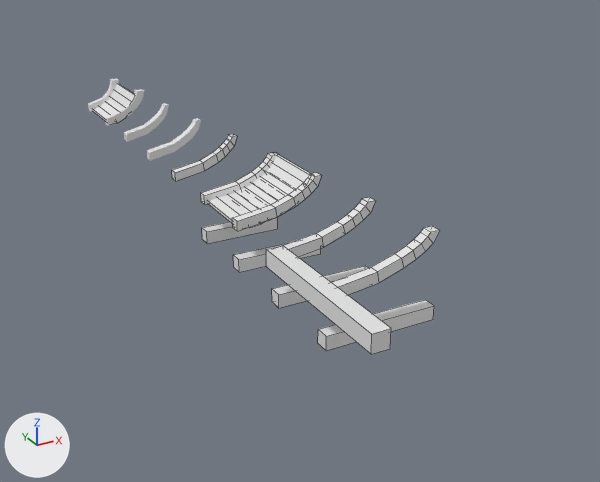
Before and after pictures for a commit that changed the FBX model CustomShipsUnity/Assets/Meshes/Boat_small.fbx.
Camera for both pictures: a 50 mm camera at (2.79, -12.21, 8.33) aimed at (11.73, 4.05, 0.19). Arrows for +X, +Y and +Z are at lower left; the lights stay in place. Mesh edges are drawn as thin lines on the coarser meshes. Where no turn or scale is listed for an object, it has been applied to the vertices.

The scene before the commit, as lines of its bpy script (objects in view):
```python
me_cube_020 = bpy.data.meshes.new('Cube.020')
me_cube_020.from_pydata(...)  # 16 vertices, 14 faces; spans x -0.43..0.31, y -1.0..1.0, z 0.02..0.45
me_cube_020.materials.append(mat_material)  # its picture is missing
me_cube_023 = bpy.data.meshes.new('Cube.023')
me_cube_023.from_pydata(...)  # 28 vertices, 26 faces; spans x 0.0..217.0, y 8.0..105.0, z -12.0..12.0
me_cube_023.materials.append(mat_material)  # its picture is missing
me_cube_031 = bpy.data.meshes.new('Cube.031')
me_cube_031.from_pydata(...)  # 16 vertices, 14 faces; spans x -0.48..0.1, y -1.0..1.0, z 0.22..0.83
me_cube_031.materials.append(mat_material)  # its picture is missing
ob_hull_curved_2_0m_segment_3 = bpy.data.objects.new('Hull_Curved_2.0m_segment_3', me_cube_020)
ob_hull_curved_2_0m_segment_3.location = (11.5, 5.0, 1.0)
ob_hull_curved_2_0m_segment_4 = bpy.data.objects.new('Hull_Curved_2.0m_segment_4', me_cube_031)
ob_hull_curved_2_0m_segment_4.location = (12.0, 5.0, 1.0)
ob_rib_curved_1_8m = bpy.data.objects.new('Rib_Curved_1.8m', me_cube_023)
ob_rib_curved_1_8m.location = (10.0, 7.9, 0.79)
ob_rib_curved_1_8m.rotation_euler = (1.571, 0.0, 0.0)  # degrees (90, 0, 0)
ob_rib_curved_1_8m.scale = (0.00845, 0.01, 0.01)
# also in view: 'Hull_Curved_2.0m_segment_1' at (10.5, 5.0, 0.94); 'Keel_4m' at (10.0, 0.0, 1.0); 'Rib_2.2m' at (11.1, 4.0, 0.0); 'Rib_2.0m' at (11.0, 5.9, 0.0); 'Rib_Curved_2.2m' at (11.11, 4.0, 1.35)
```
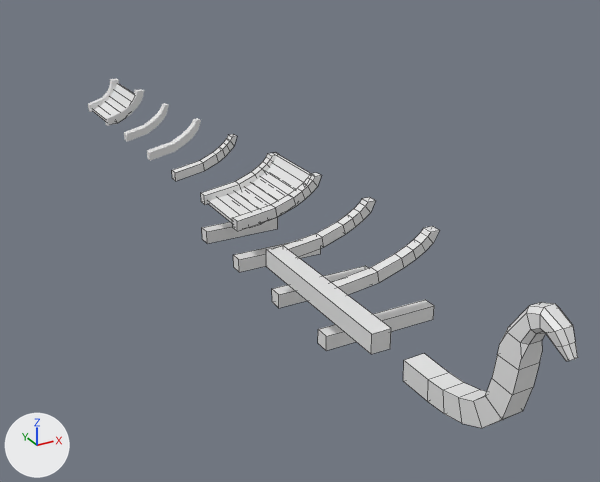
Where the change shows, as pixel boxes (x1, y1, x2, y2) in the pictures (600 x 482 px):
'Keel_Bow_1', added
    after: (403, 302, 578, 428)

Diff of the bpy script that builds the scene:
```diff
--- a/CustomShipsUnity/Assets/Meshes/Boat_small.fbx.py
+++ b/CustomShipsUnity/Assets/Meshes/Boat_small.fbx.py
@@ me_cube_033 @@
+me_cube_033.from_pydata(...)  # 84 vertices, 78 faces; spans x -0.21..0.27, y -2.35..0.76, z -0.2..2.32
+me_cube_033.materials.append(mat_material)  # its picture is missing
@@ ob_keel_bow_1 @@
+ob_keel_bow_1 = bpy.data.objects.new('Keel_Bow_1', me_cube_033)
+ob_keel_bow_1.location = (10.0, -3.7, 1.0)
```
